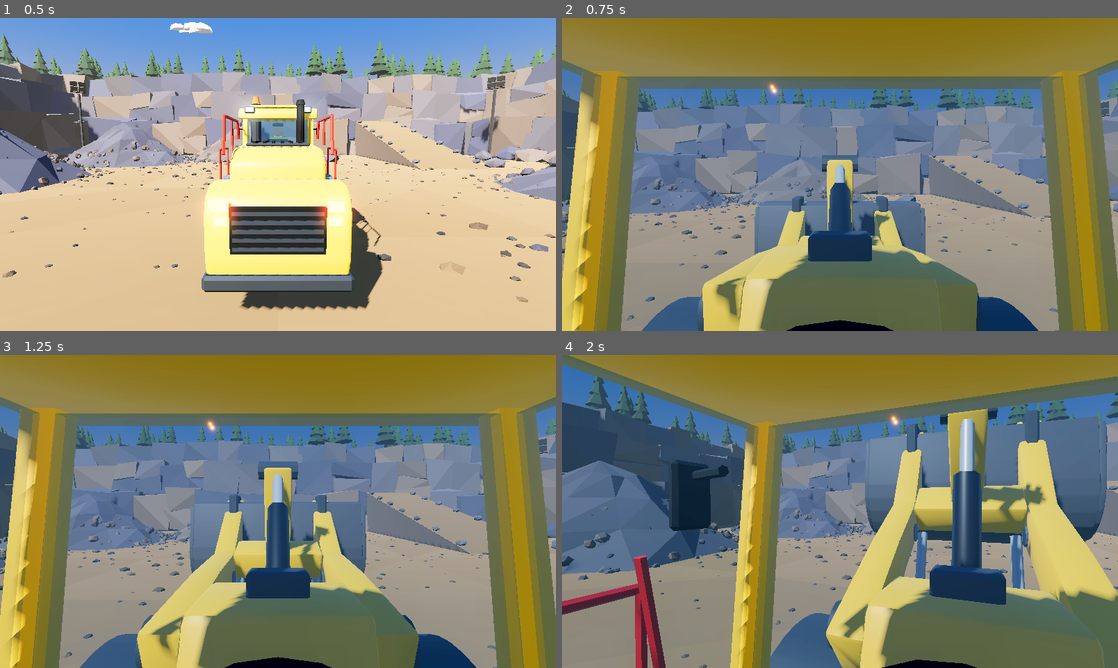
Above: before the commit, frames 1-4 (two rows, left to right).
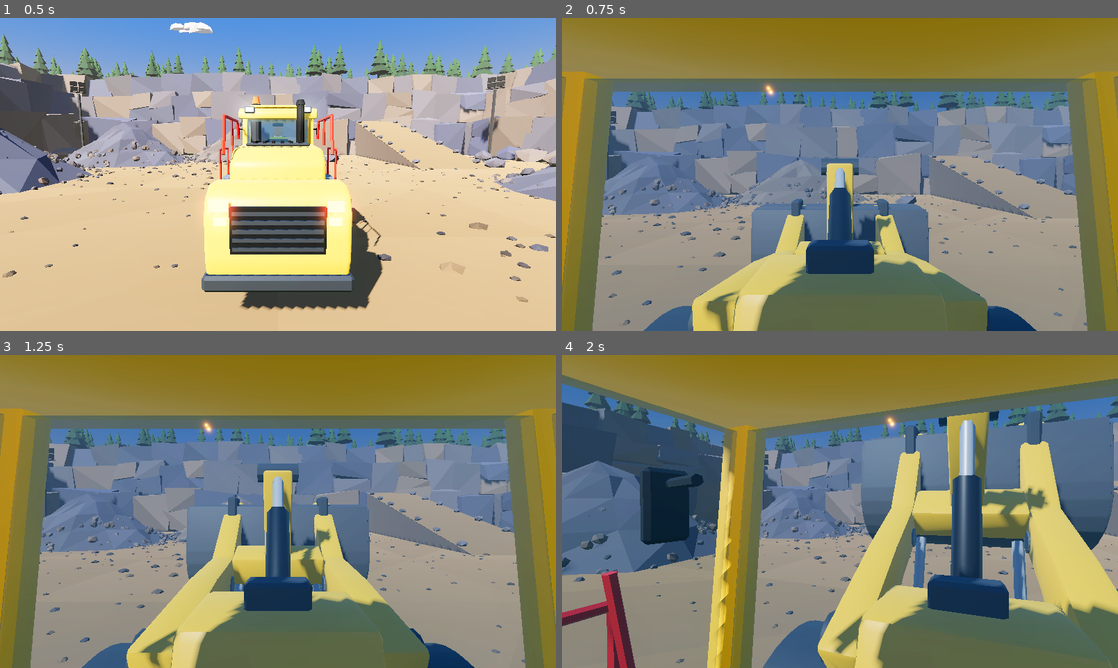
Above: after the commit, the same moments.

Repository: zooper/dirt-work
Game: Godot game, scene res://scenes/levels/quarry.tscn
Same seed, same stepped clock (60 frames per second), same inputs: the game is played once before the commit and once after it.
Inputs (mouse positions are in pixels of both pictures, inside the frame that each line leads up to):
- Up to frame 1 (0.5 s): no input
- Up to frame 2 (0.75 s): tap Enter at 0.5 s; move the mouse to (867, 174) at 0.52 s; hold J (lift_up) from 0.53 s (still down); hold C (camera_switch) from 0.53 s (still down)
- Up to frame 3 (1.25 s): keep holding J (lift_up); keep holding C (camera_switch)
- Up to frame 4 (2 s): keep holding J (lift_up); move the mouse to (812, 511) at 1.27 s; release C (camera_switch) at 1.28 s; tap Page Up (camera_zoom_in) at 1.35 s

Frame 1 is identical in both runs. In frame 2, 28% of the frame differs, in the area x 0-100%, y 13-100%; in frame 3, 28%; in frame 4, 27%.

Commit message:
fix(vehicles): cab view — lower steering wheel/console, eye in front of operator head, closer near plane; close bucket side seam; cab review shot

Diff:
--- a/scripts/core/follow_camera.gd
+++ b/scripts/core/follow_camera.gd
@@ -12,7 +12,7 @@
 
 @export var target_path: NodePath
 @export var cab_path: NodePath = ^"../WheelLoader/Chassis/RearPivot/Cab"
-@export var cab_eye := Vector3(0.0, 3.55, 0.15)
+@export var cab_eye := Vector3(0.0, 3.6, 0.02)  ## just in front of the operator's head
 @export var distance := 11.0
 @export var min_distance := 6.0
 @export var max_distance := 24.0
@@ -82,6 +82,7 @@
 		var stick := Input.get_vector("look_left", "look_right", "look_up", "look_down")
 		var speed := deg_to_rad(look_speed_deg) * delta
 		_look(-stick.x * speed, stick.y * speed)
+	_camera.near = 0.03 if mode == Mode.CAB else 0.05
 	if mode == Mode.CAB and _cab:
 		var eye := _cab.global_transform * cab_eye
 		global_position = eye
--- a/tools/capture_shots.gd
+++ b/tools/capture_shots.gd
@@ -44,6 +44,12 @@
 		for i in 20:
 			await process_frame
 		_save("%s/%s.png" % [out, shot])
+	# In-cab view as the player sees it.
+	follow.set_process(true)
+	(follow as FollowCamera).mode = FollowCamera.Mode.CAB
+	for i in 20:
+		await process_frame
+	_save(out + "/cab.png")
 	quit()
 
 
Binary file changed: assets/models/wheel_loader/bucket.glb
Binary file changed: assets/models/wheel_loader/rear.glb
